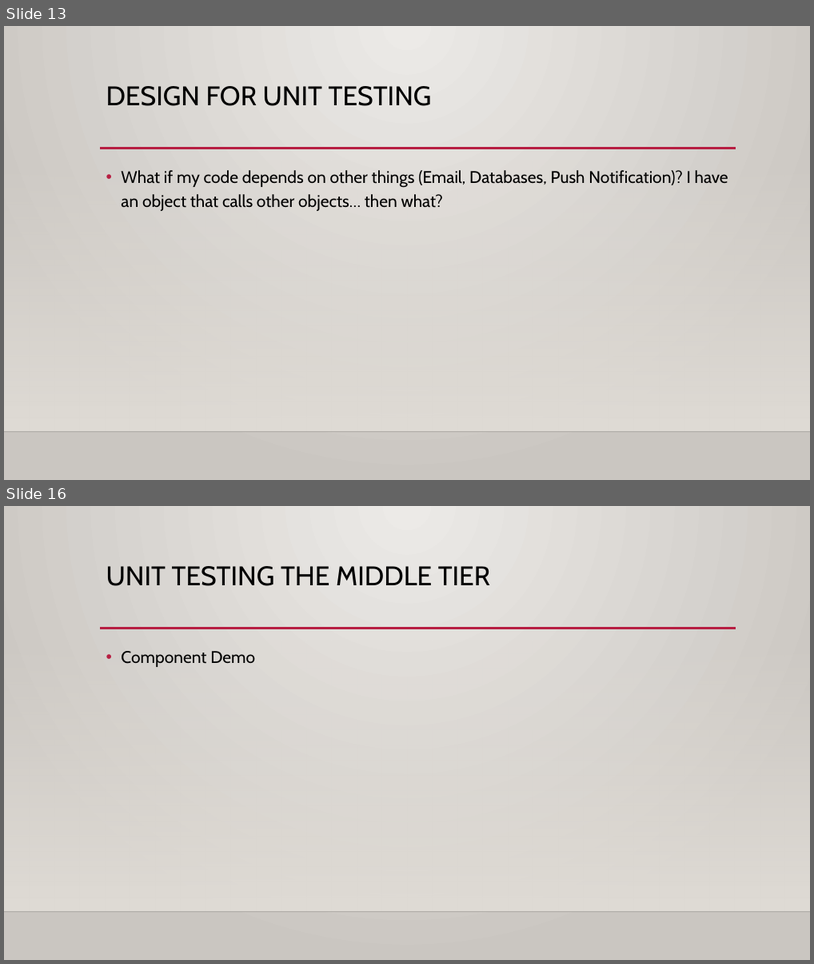
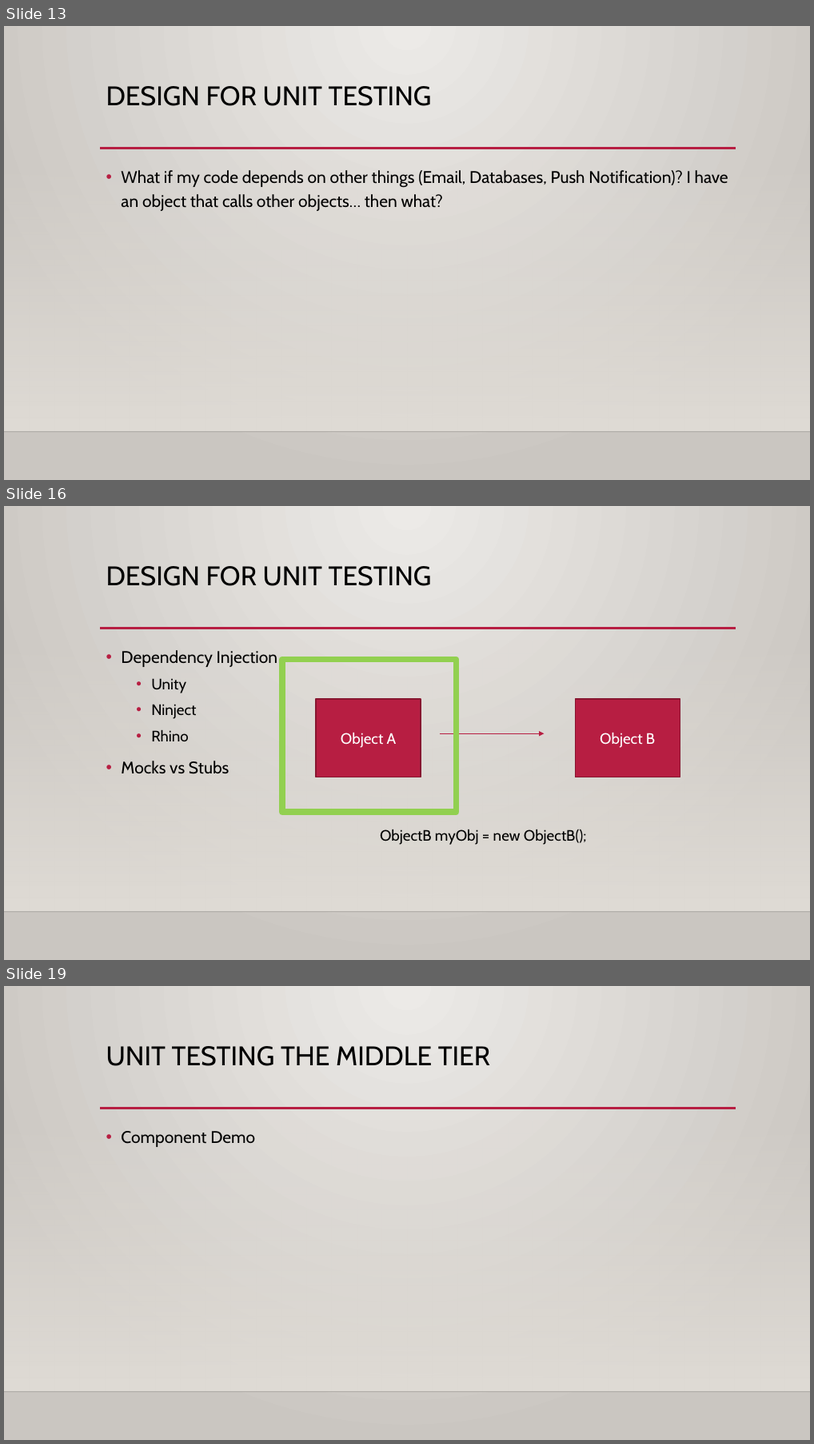
Before and after one commit to Wauna/UnitTestingPresentation, a slide deck: Presentation/UnitTesting.pptx. Shown one above the other, each under a label of ours: slides 13 and 16 before the commit, slides 13, 16 and 19 after it; the slides between them are not shown. The pictures are 814x964 and 814x1444 pixels, drawn with LibreOffice and Linux fonts; fonts in the diff are those of the drawing; background and template pictures are left out. Boxes give left, top, right and bottom in pixels: in the first picture for what was removed or moved away, otherwise in the second. Text is boxed around its words. In the diff, an @@ line names an element or a change of style, - is before the commit and + after.

```diff
--- a/Presentation/UnitTesting.pptx
+++ b/Presentation/UnitTesting.pptx
@@ slide 16 added at (4,506,810,960), background gradient #ECEAE7 to #CAC7C1; not listed: 3 template elements that a slide beside it also shows @@
@@ title added at (106,566,432,586), 32 pt, text #000000 @@
+DESIGN FOR UNIT TESTING
@@ text added at (121,650,278,774), 20 pt, text #000000 @@
+• Dependency Injection
+  • Unity
+  • Ninject
+  • Rhino
+• Mocks vs Stubs
@@ rectangle added at (282,659,457,812), outline #92D050 7.5 pt @@
@@ rectangle added at (316,699,421,777), fill #B71E42, outline #871631 1.25 pt, 18 pt, text #FFFFFF @@
+Object A
@@ rectangle added at (576,699,680,777), fill #B71E42, outline #871631 1.25 pt, 18 pt, text #FFFFFF @@
+Object B
@@ arrow added from (440, 733) to (544, 733), #B71E42 0.75 pt @@
@@ text added at (380,829,587,844), 18 pt, text #000000 @@
+ObjectB myObj = new ObjectB();
@@ what was slide 16 is now slide 19 @@
```
Also in this commit, not shown: 4 slides changed, 3 other slides added, 1 slide removed, 11 other files.
